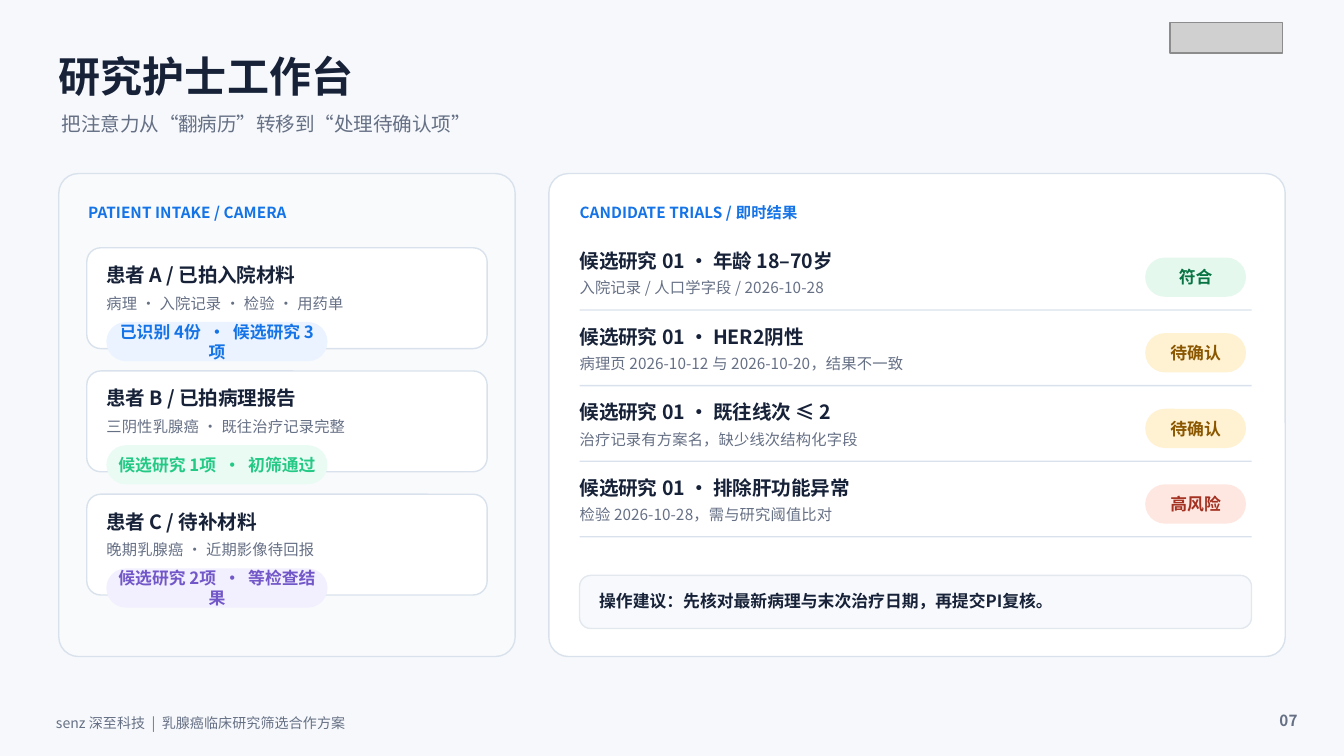
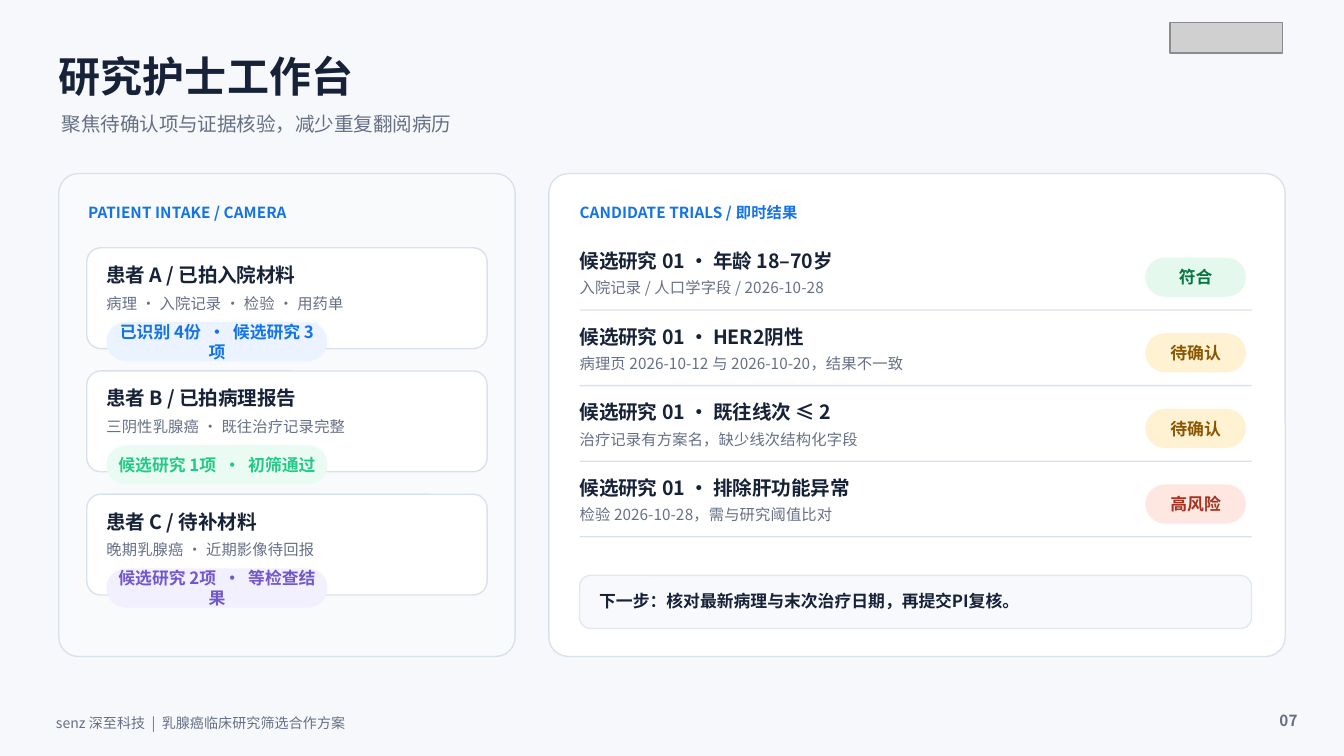
Before and after one commit to kylokuo/AI4BrCa, a slide deck: slide 7 of docs/殷咏梅教授_临床研究筛选合作方案.pptx. Drawn at 1344x756 pixels with LibreOffice and Linux fonts; fonts in the diff are those of the drawing; grey boxes stand for pictures. Boxes give left, top, right and bottom in pixels: in the first picture for what was removed or moved away, otherwise in the second. Text is boxed around its words. In the diff, an @@ line names an element or a change of style, - is before the commit and + after.

```diff
--- a/docs/殷咏梅教授_临床研究筛选合作方案.pptx
+++ b/docs/殷咏梅教授_临床研究筛选合作方案.pptx
@@ text at bbox=[62, 114, 452, 133]: text changed @@
-把注意力从“翻病历”转移到“处理待确认项”
+聚焦待确认项与证据核验，减少重复翻阅病历
@@ text at bbox=[599, 592, 1019, 609]: text changed @@
-操作建议：先核对最新病理与末次治疗日期，再提交PI复核。
+下一步：核对最新病理与末次治疗日期，再提交PI复核。
```
Also in this commit, not shown: 10 other slides changed, 1 other file.
